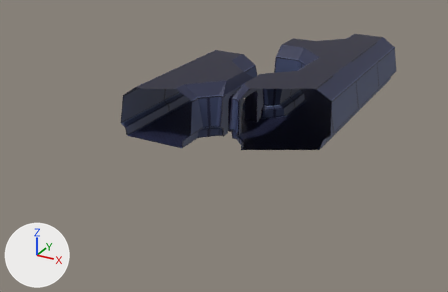
The Blender file Environment/Research_Base/map.blend: old version first, new version second.
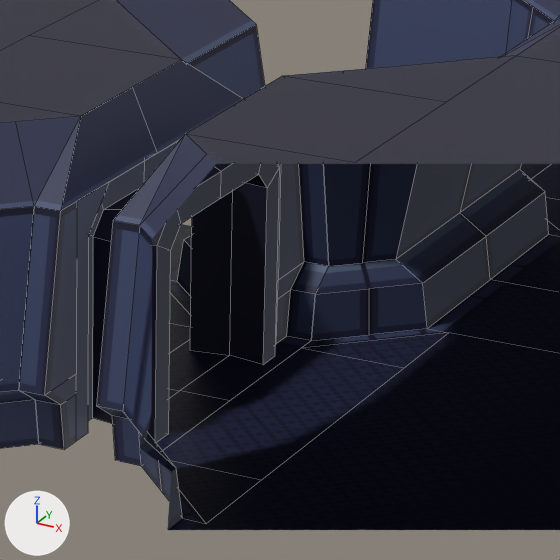
Each version appears first from a 50 mm camera at (11.0, -5.55, 12.4) aimed at (-3.52, 20.84, -0.79), and next in a close-up on the part from 48% to 68% of the width and 21% to 53% of the height. The axes (+X, +Y, +Z) are drawn at lower left. The lights are the same throughout. The last two pictures show the newer version. The close-ups show mesh edges as thin lines. Everything nearer to the camera than a plane just in front of the edit is cut away.

In view in the first close-up: 'corridor_threeway', 'corridor_threeway_dooralt', 'door_end', 'useless', 'useless2'.
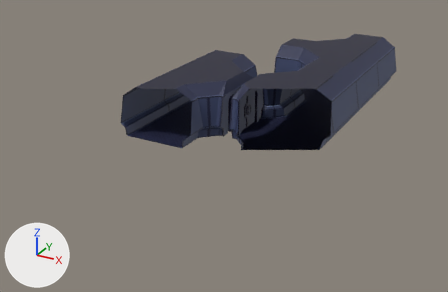
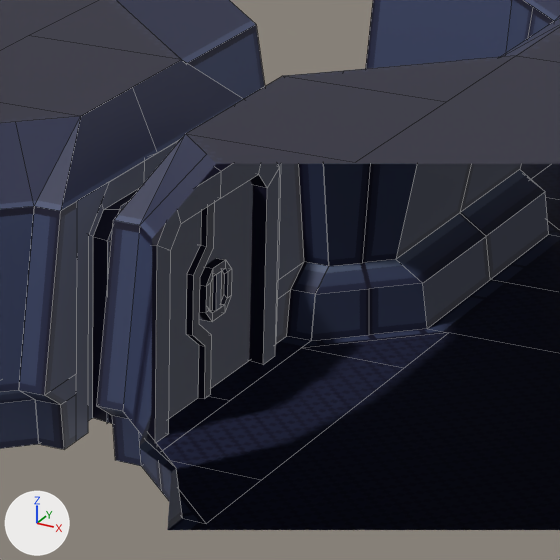
What differs and where, as boxes [x1, y1, x2, y2] in the close-ups (560 x 560 px):
'big_side', added: after [186, 180, 253, 399]
'small_side', added: after [107, 201, 201, 423]
'knob', added: after [200, 258, 232, 321]

The edits, one by one:
Picture 'Corridor Texture.png.001' (img_corridor_texture_png_001) is new.
Material 'Corridor.001' (mat_corridor_001) is new.
Uses the picture img_corridor_texture_png_001.
Mesh me_door_end_004 is new.
It has 40 vertices, 29 faces and spans x -0.25..0.25, y -0.313..0.0, z -0.25..0.25.
It uses material mat_corridor.
Mesh me_door_end_002 is new.
It has 18 vertices, 7 faces and spans x -1.0..-0.06, y -0.22..0.2, z 0.0..1.94.
It uses material mat_corridor_001.
Mesh me_door_end_001 is new.
It has 48 vertices, 24 faces and spans x -0.31..1.0, y -0.28..0.28, z 0.0..1.94.
It uses material mat_corridor.
Object 'knob' (ob_knob) is new; it shows me_door_end_004.
Its parent is ob_twosided_door.
Its matrix parent inverse is Matrix(((1.0, 0.0, 0.0, -1.743), (0.0, 1.0, 0.0, -20.51), (0.0, 0.0, 1.0, -1.931), (0.0, 0.0, 0.0, 1.0))).
Its location is (1.743, 20.63, 2.9).
Its rotation in degrees is (0, 0, 90).
It gains a MIRROR modifier named 'Mirror'.
Modifier setting: use_axis = (False, True, False).
Object 'twosided_door' (ob_twosided_door) is new.
Its location is (-3.0, 22.0, 0.0).
Object 'small_side' (ob_small_side) is new; it shows me_door_end_002.
Its parent is ob_twosided_door.
Its matrix parent inverse is Matrix(((1.0, 0.0, 0.0, -1.743), (0.0, 1.0, 0.0, -20.51), (0.0, 0.0, 1.0, -1.931), (0.0, 0.0, 0.0, 1.0))).
Its location is (1.743, 20.51, 1.931).
Its rotation in degrees is (0, 0, 90).
Object 'big_side' (ob_big_side) is new; it shows me_door_end_001.
Its parent is ob_twosided_door.
Its matrix parent inverse is Matrix(((1.0, 0.0, 0.0, -1.743), (0.0, 1.0, 0.0, -20.51), (0.0, 0.0, 1.0, -1.931), (0.0, 0.0, 0.0, 1.0))).
Its location is (1.743, 20.51, 1.931).
Its rotation in degrees is (0, 0, 90).
